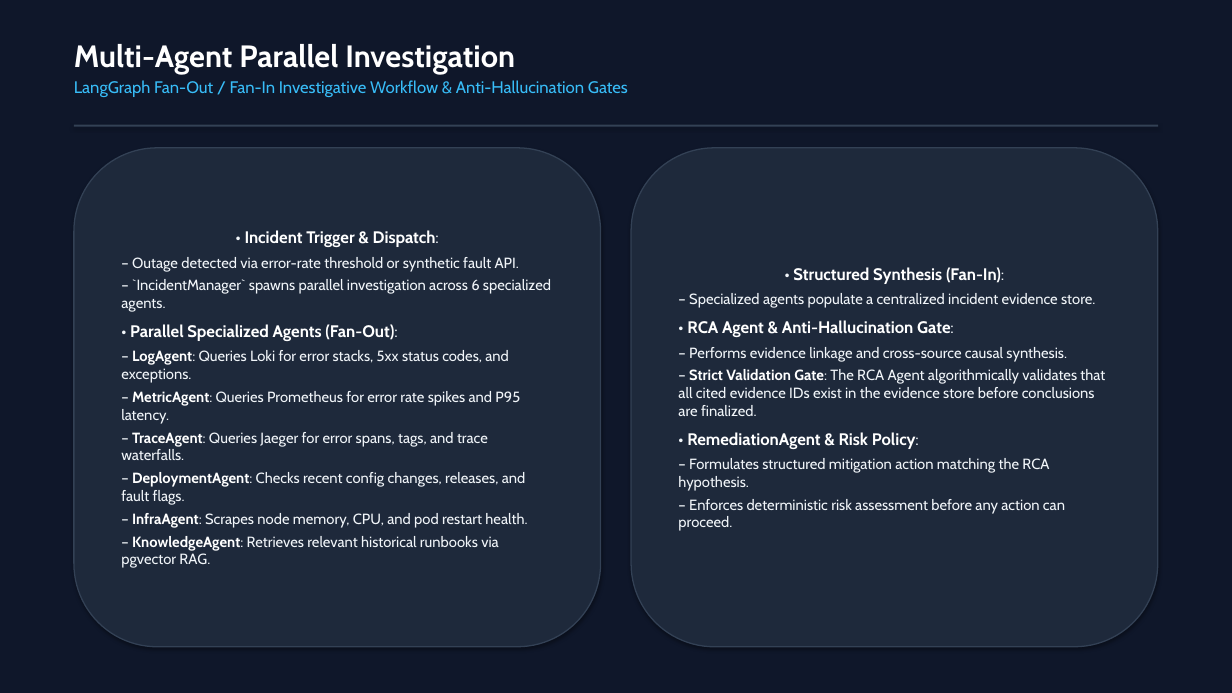
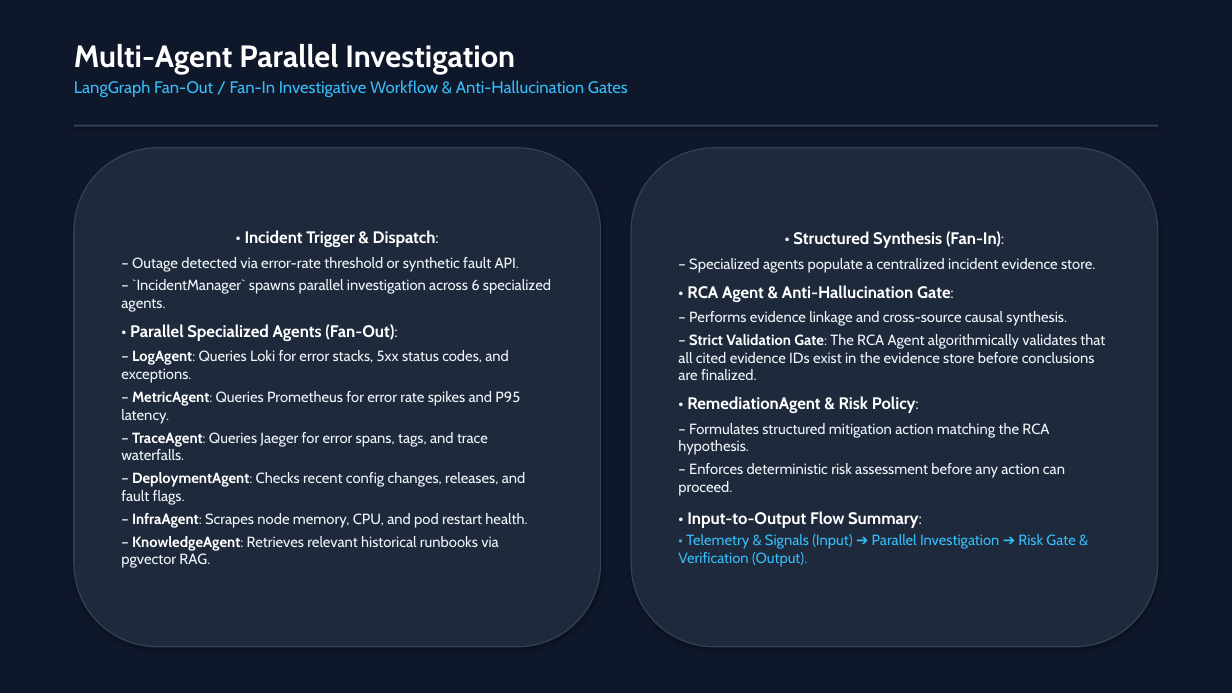
Before and after one commit to daxsh2803/SentryOps, a slide deck: slide 4 of docs/presentation/SentryOps_Master_Presentation.pptx. Drawn at 1232x693 pixels with LibreOffice and Linux fonts; fonts in the diff are those of the drawing. Boxes give left, top, right and bottom in pixels: in the first picture for what was removed or moved away, otherwise in the second. Text is boxed around its words. In the diff, an @@ line names an element or a change of style, - is before the commit and + after.

Commit message:
Add dedicated SentryOps input and output slides

```diff
--- a/docs/presentation/SentryOps_Master_Presentation.pptx
+++ b/docs/presentation/SentryOps_Master_Presentation.pptx
@@ text in rounded rectangle at box(678, 511, 1075, 567): paragraphs added @@
+• Input-to-Output Flow Summary:
+• Telemetry & Signals (Input) ➔ Parallel Investigation ➔ Risk Gate & Verification (Output).
```
Also in this commit, not shown: 2 slides added, 2 other files.
